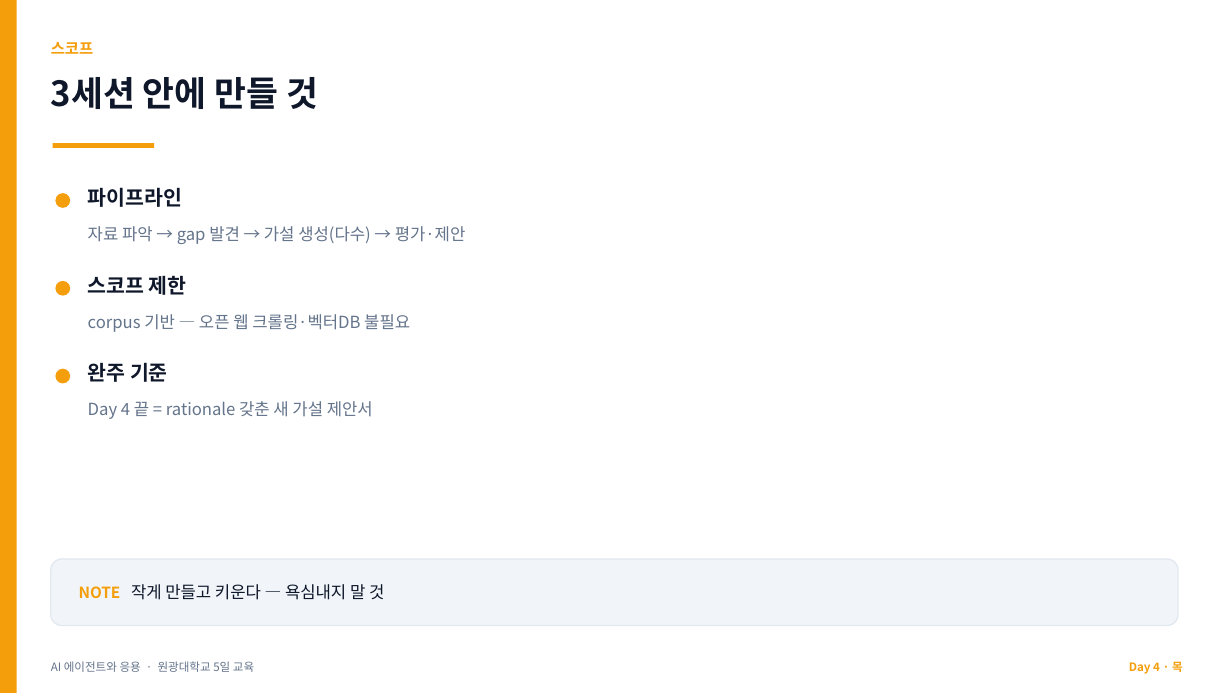
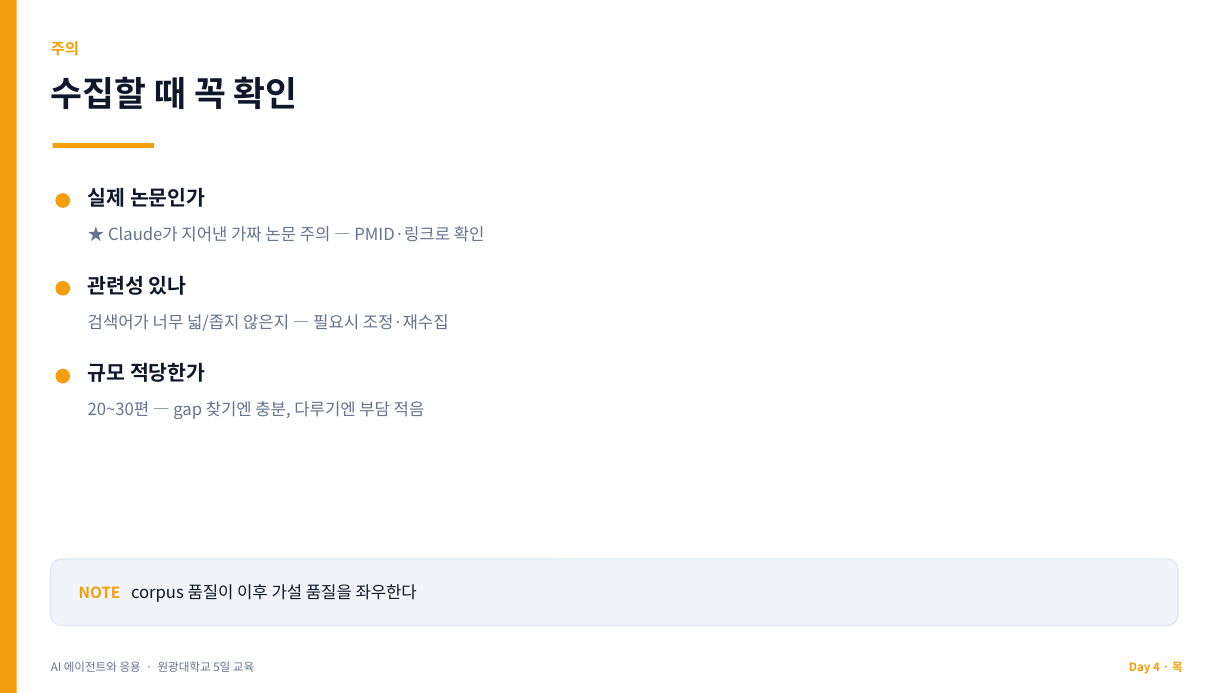
Before and after one commit to jyshin-22/wku-ai-agent-program, a slide deck: slide 10 of slides/day4.pptx (slide 7 before the commit). Drawn at 1232x693 pixels with LibreOffice and Linux fonts; fonts in the diff are those of the drawing. Boxes give left, top, right and bottom in pixels: in the first picture for what was removed or moved away, otherwise in the second. Text is boxed around its words. In the diff, an @@ line names an element or a change of style, - is before the commit and + after.

```diff
--- a/slides/day4.pptx
+++ b/slides/day4.pptx
@@ text at [51, 41, 79, 56]: text changed @@
-스코프
+주의
@@ text at [51, 76, 298, 109]: text changed @@
-3세션 안에 만들 것
+수집할 때 꼭 확인
@@ text at [88, 187, 205, 207]: text changed @@
-파이프라인
+실제 논문인가
@@ text at [108, 226, 485, 242]: text changed @@
-자료 파악 → gap 발견 → 가설 생성(다수) → 평가·제안
+★ Claude가 지어낸 가짜 논문 주의 — PMID·링크로 확인
@@ text at [88, 275, 187, 295]: text changed @@
-스코프 제한
+관련성 있나
@@ text at [88, 314, 449, 331]: text changed @@
-corpus 기반 — 오픈 웹 크롤링·벡터DB 불필요
+검색어가 너무 넓/좁지 않은지 — 필요시 조정·재수집
@@ text at [88, 362, 205, 382]: text changed @@
-완주 기준
+규모 적당한가
@@ text at [88, 401, 425, 419]: text changed @@
-Day 4 끝 = rationale 갖춘 새 가설 제안서
+20~30편 — gap 찾기엔 충분, 다루기엔 부담 적음
@@ text at [79, 584, 417, 602]: text changed @@
-NOTE 작게 만들고 키운다 — 욕심내지 말 것
+NOTE corpus 품질이 이후 가설 품질을 좌우한다
```
Also in this commit, not shown: 19 other slides changed, 3 slides added, 2 slides removed, 8 other files.
